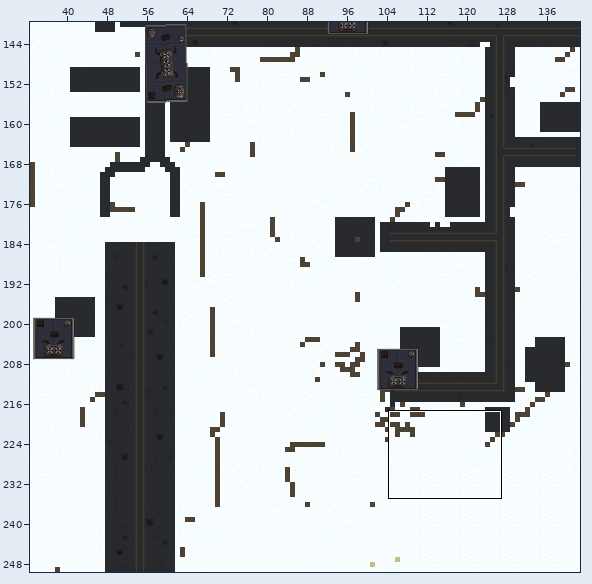
Two states of a Tiled map, data/world/winter_island/map.tmx. The first picture is a wide view before the edit; the outline marks the close-up.
Close-up. Before:
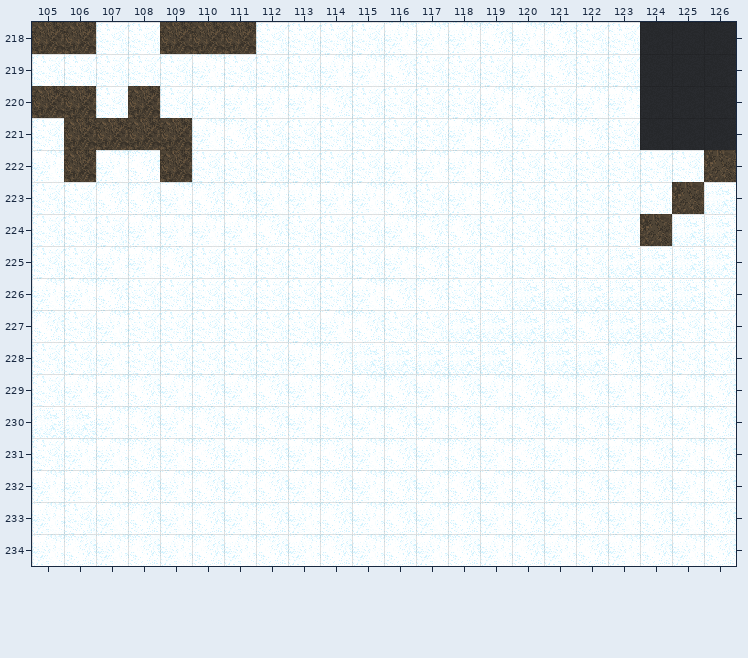
Cells are 32x32 px. Shown: x 105..126, y 218..234. The commit also changed other parts of the map, which this record leaves out. Tiles whose own drawing changed are shown in their newer look in all pictures.
Now the later version:
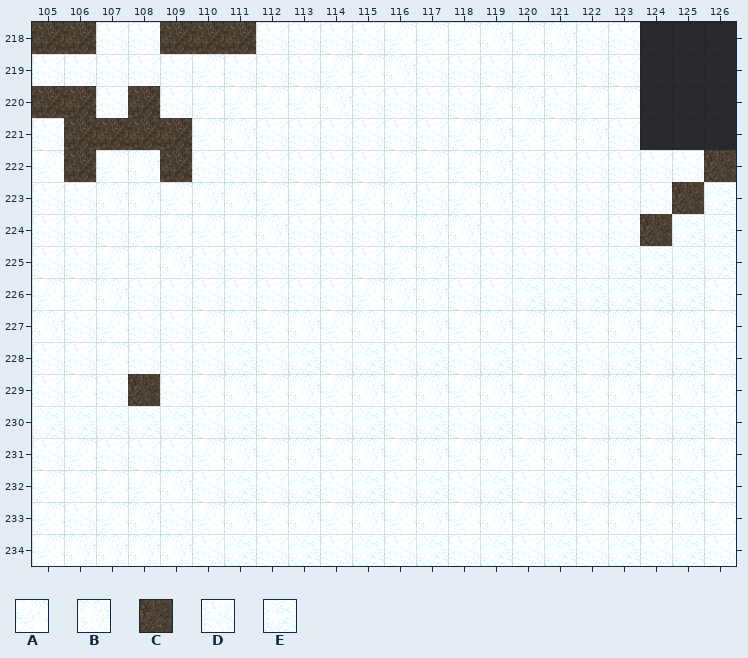
Key: from "Tileset": A 190, B 191, C 199, D 235, E 236.
_ is an empty cell, . an unchanged one.
Diff:
--- layer "ground"
@@ x 107..126 @@
-227 ...DDDD..DDEEEEBEEDD
-228 ....D.AB.E.E.B.EB.D.
-229 ABABABABABABABABABAB
-230 ABABABABABABABABABAB
-231 ABABABABABABABABABAB
-232 .BABABABABABABABABAB
-233 ..ABABABABABABABABAB
-234 A.ABABABABABABABABAB
+227 ...ABAB..ABABABABABA
+228 ....E.ED.D.D.D.DE.E.
+229 DCDABABABABABABABABA
+230 EEEDEDEDEDEDEDEDEDED
+231 DDDABABABABABABABABA
+232 .ABDEDEDEDEDEDEDEDED
+233 ..DABABABABABABABABA
+234 B.BDEDEDEDEDEDEDEDED
Changed places in both close-ups, as pixel boxes (x1, y1, x2, y2):
changed: (96, 310, 736, 566)
